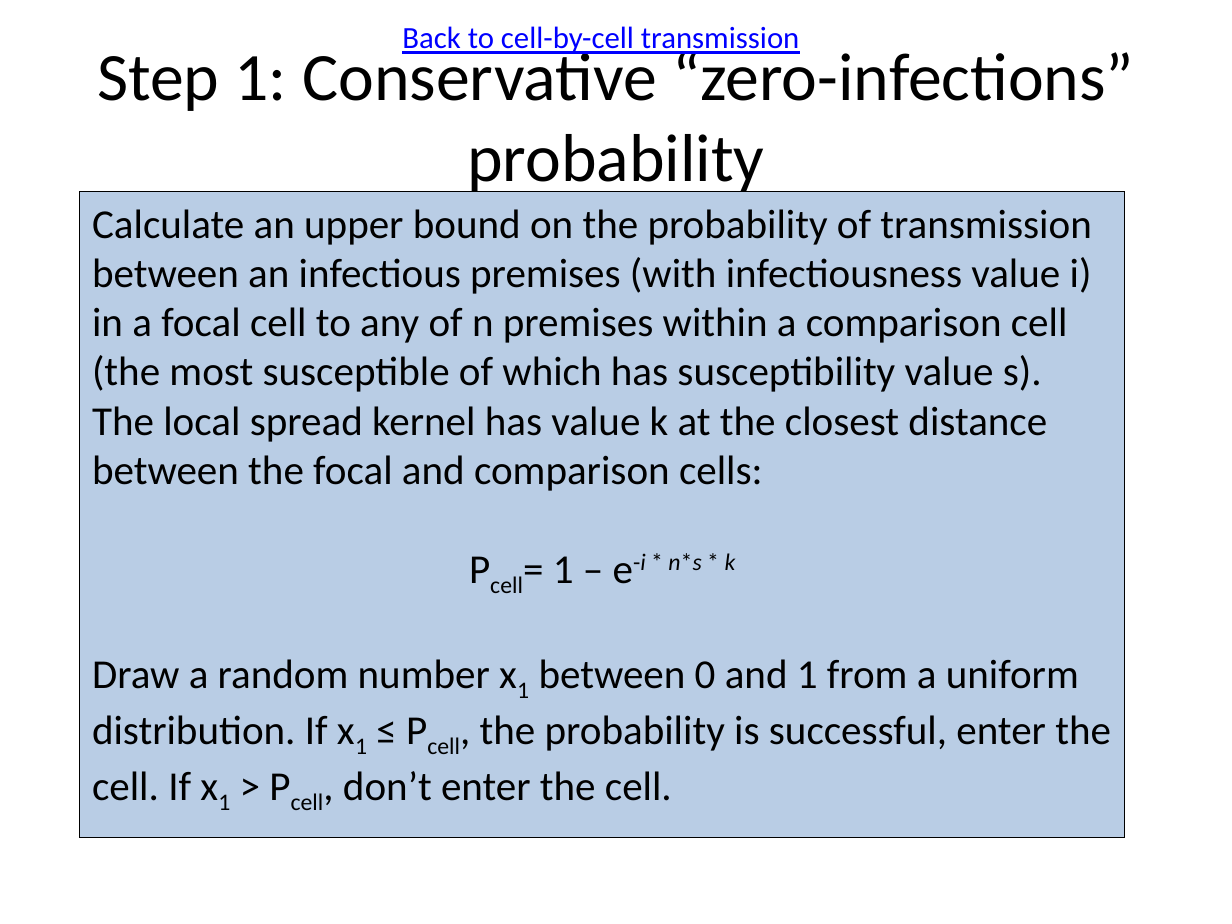
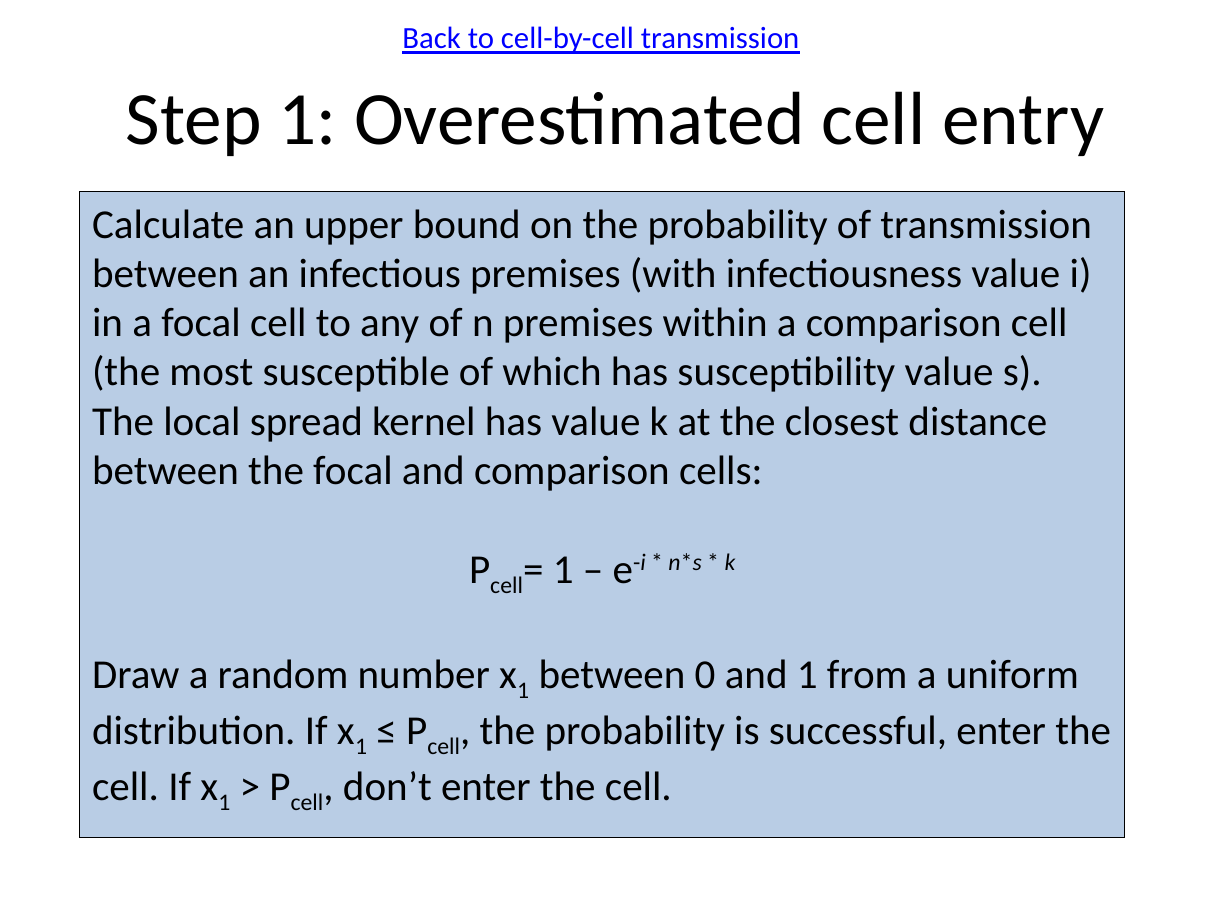
Before and after one commit to webblabb/usdosr, a slide deck: slide 9 of Schematics.pptx. Drawn at 1232x924 pixels with LibreOffice and Linux fonts; fonts in the diff are those of the drawing. Boxes give left, top, right and bottom in pixels: in the first picture for what was removed or moved away, otherwise in the second. Text is boxed around its words. In the diff, an @@ line names an element or a change of style, - is before the commit and + after.

```diff
--- a/Schematics.pptx
+++ b/Schematics.pptx
@@ title at [126, 91, 1104, 156]: text changed; size 39.6 to 44 pt @@
-Step 1: Conservative “zero-infections” probability
+Step 1: Overestimated cell entry
```
Also in this commit, not shown: 7 other slides changed, 3 slides added, 9 other files.
